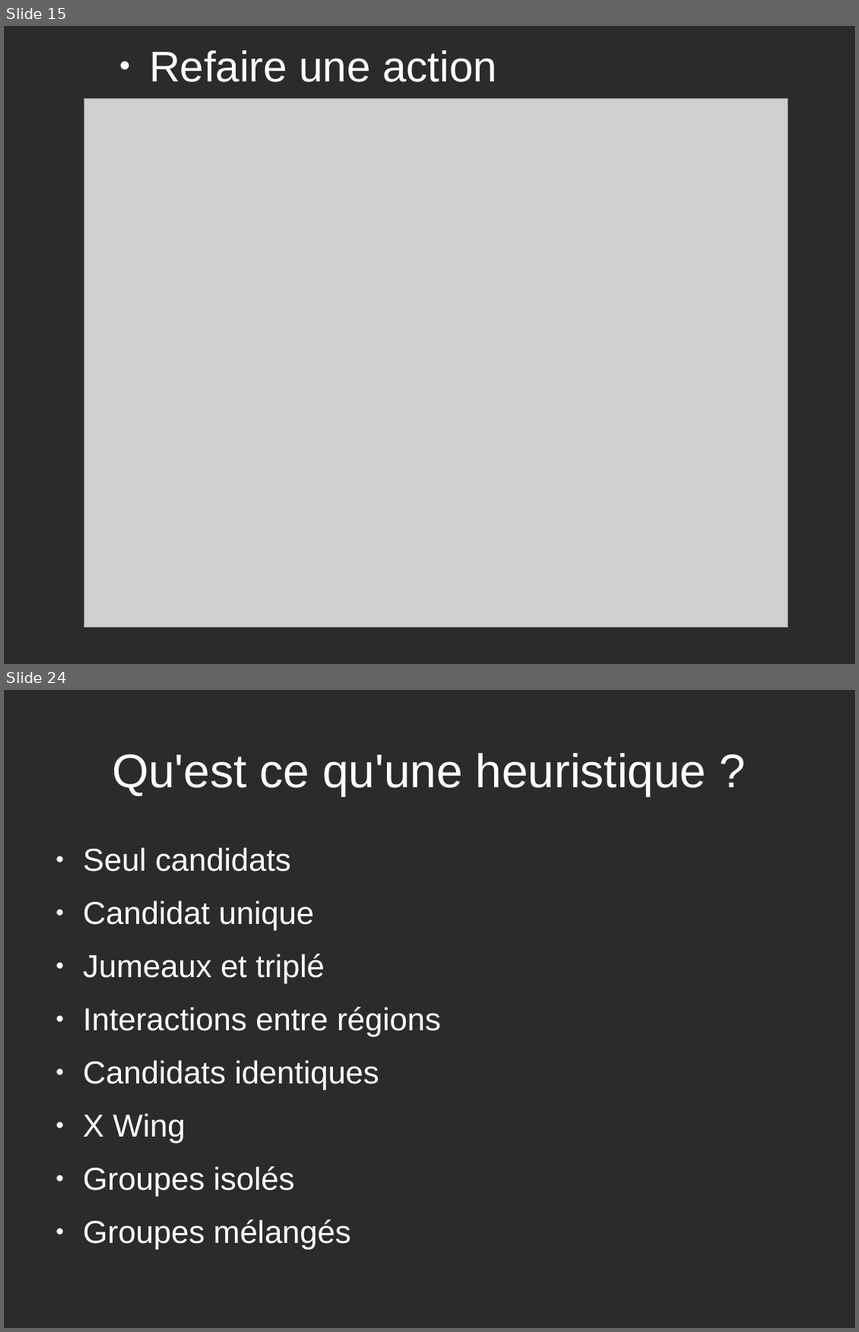
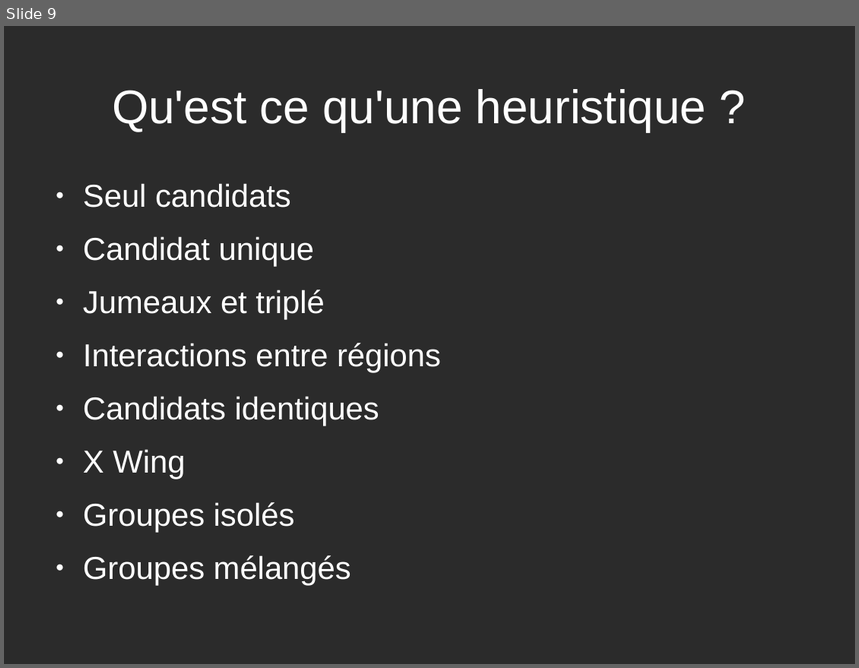
Before and after one commit to yuki1996/Sudoku, a slide deck: rapport/presentation.odp. Shown one above the other, each under a label of ours: slides 15 and 24 before the commit, slide 9 after it; the slides between them are not shown. The pictures are 859x1332 and 859x668 pixels, drawn with LibreOffice and Linux fonts; fonts in the diff are those of the drawing; grey boxes stand for pictures; background and template pictures are left out; a plain dark background stands for a picture behind light text. Boxes give left, top, right and bottom in pixels: in the first picture for what was removed or moved away, otherwise in the second. Text is boxed around its words. In the diff, an @@ line names an element or a change of style, - is before the commit and + after.

```diff
--- a/rapport/presentation.odp
+++ b/rapport/presentation.odp
@@ slide 15 removed at [4,26,855,664], background picture (left out) @@
@@ title removed at [149,50,497,82] @@
-● Refaire une action
@@ picture removed at [85,99,789,628] @@
@@ what was slide 24 is now slide 9 @@
```
Also in this commit, not shown: 3 slides changed, 6 slides added, 19 other slides removed.
